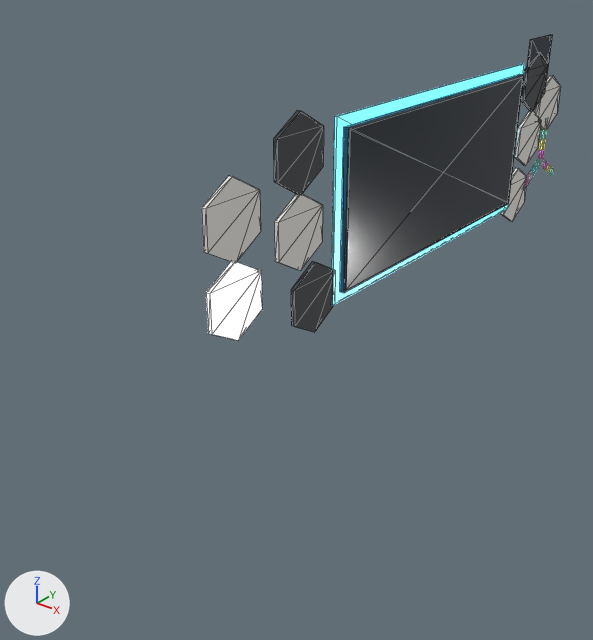
A saved change to the glTF model backend/uploads/models/model_286.glb.
Camera for both pictures: a camera (50 mm lens) standing at (2.7, -8.82, 3.03) and looking at (-0.09, -5.34, 0.87). The axes (+X, +Y, +Z) are drawn at lower left. The lights are the same throughout. The picture after the commit comes second. Mesh edges are drawn as thin lines. Vertices at exactly the same position are counted once.

In view in the first picture: 'root'.
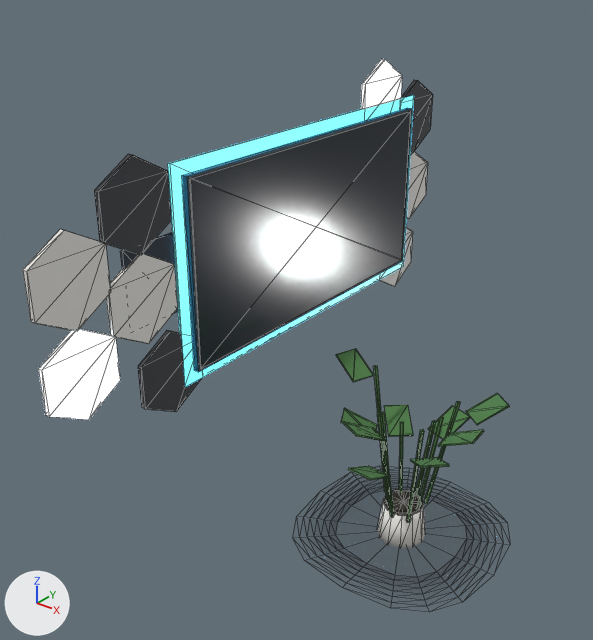
What differs and where, as boxes (x1, y1, x2, y2) in the pictures (593 x 640 px; the box of a moved part takes in the faces that stretch with it):
'root', reshaped (36% wider, 81% taller)
    before: (202, 35, 561, 340)
    after: (23, 59, 510, 612)
part 1 of me_mesh_0, added
    after: (168, 95, 414, 387)
part 2 of me_mesh_0, added
    after: (182, 108, 412, 372)
part 3 of me_mesh_0, added
    after: (190, 111, 411, 369)
part 4 of me_mesh_0, added
    after: (121, 232, 178, 313)
part 5 of me_mesh_0, moved or reshaped
    before: (202, 176, 261, 263)
    after: (94, 154, 172, 255)
part 6 of me_mesh_0, moved or reshaped
    before: (206, 262, 262, 340)
    after: (138, 330, 202, 412)
part 7 of me_mesh_0, moved or reshaped
    before: (273, 110, 324, 195)
    after: (401, 80, 433, 153)
part 8 of me_mesh_0, moved or reshaped
    before: (274, 194, 323, 271)
    after: (106, 253, 178, 344)
part 9 of me_mesh_0, moved or reshaped
    before: (291, 261, 334, 332)
    after: (23, 229, 111, 331)
part 10 of me_mesh_0, moved or reshaped
    before: (514, 111, 541, 166)
    after: (406, 151, 428, 218)
part 11 of me_mesh_0, moved or reshaped
    before: (501, 168, 527, 222)
    after: (380, 227, 413, 286)
part 12 of me_mesh_0, moved or reshaped
    before: (521, 53, 548, 111)
    after: (38, 329, 120, 420)
part 13 of me_mesh_0, moved or reshaped
    before: (536, 75, 561, 131)
    after: (361, 59, 402, 109)
part 14 of me_mesh_0, added
    after: (377, 500, 425, 546)
part 15 of me_mesh_0, added
    after: (383, 489, 423, 515)
part 16 of me_mesh_0, deleted
    before: (332, 35, 554, 305)
part 17 of me_mesh_0, added
    after: (293, 349, 510, 612)

What changed in the scene script:
```text
Change me_mesh_0:
    remove me_mesh_0.from_pydata(...)  # 236 vertices, 372 faces; spans x 0.0..0.07, y -6.17..-1.83, z 0.78..2.23
    add me_mesh_0.from_pydata(...)  # 445 vertices, 740 faces; spans x 0.0..1.47, y -7.16..-4.09, z 0.0..2.31
    me_mesh_0 part 1: a new loose piece, a box spanning x 0.012..0.027, y -6.376..-4.322, z 0.924..2.063, in mat_a2led3 (blue #49c6ff, glowing blue #49c6ff)
    me_mesh_0 part 2: a new loose piece, a box spanning x 0.027..0.061, y -6.309..-4.389, z 0.991..1.996, in mat_a2tvb (black #17181b)
    me_mesh_0 part 3: a new loose piece, a box spanning x 0.061..0.0655, y -6.2941..-4.4044, z 1.0058..1.9812, in mat_a2tvs (black #0b0d10)
    me_mesh_0 part 4: a new loose piece, a box spanning x 0.0..0.015, y -6.675..-6.37, z 1.341..1.737, in mat_a2post (dark blue #26303c)
    me_mesh_0 part 5: the loose piece of 12 vertices spanning x 0.0..0.03, y -6.17..-5.78, z 1.47..1.92 is moved by (0.0, -0.61, 0.23), in mat_a2hexd (dark grey #33363b)
    me_mesh_0 part 6: the loose piece of 12 vertices spanning x 0.0..0.03, y -6.17..-5.78, z 1.02..1.48 is moved by (0.0, -0.47, -0.21), in mat_a2hexd (dark grey #33363b)
    me_mesh_0 part 7: the loose piece of 12 vertices spanning x 0.0..0.03, y -5.64..-5.25, z 1.69..2.15 is moved by (0.0, 1.16, 0.0)
    me_mesh_0 part 8: the loose piece of 12 vertices spanning x 0.0..0.03, y -5.64..-5.25, z 1.25..1.7 is moved by (0.0, -1.14, 0.0)
    me_mesh_0 part 9: the loose piece of 12 vertices spanning x 0.0..0.03, y -5.5..-5.11, z 0.81..1.26 is moved by (0.0, -1.66, 0.66), in mat_a2hexw (white #e6e4df)
    me_mesh_0 part 10: the loose piece of 12 vertices spanning x 0.0..0.03, y -2.66..-2.27, z 1.22..1.67 is moved by (0.0, -1.81, 0.03)
    me_mesh_0 part 11: the loose piece of 12 vertices spanning x 0.0..0.03, y -2.8..-2.41, z 0.78..1.23 is moved by (0.0, -1.81, 0.03)
    me_mesh_0 part 12: the loose piece of 12 vertices spanning x 0.0..0.03, y -2.66..-2.27, z 1.66..2.12 is moved by (0.0, -4.5, -0.64), in mat_a2hexl (white #f2f7ff, glowing blue #c7dcff)
    me_mesh_0 part 13: the loose piece of 12 vertices spanning x 0.0..0.03, y -2.34..-1.95, z 1.45..1.9 is moved by (0.0, -2.51, 0.41), in mat_a2hexl (white #f2f7ff, glowing blue #c7dcff)
    me_mesh_0 part 14: a new loose piece, a 12-sided cut cone along z (radius 0.13 at the low end, 0.11 at the high end) spanning x 0.78..1.05, y -5.8..-5.54, z 0.0..0.2, in mat_a2pot (white #f3f1ec)
    me_mesh_0 part 15: a new loose piece, a 10-sided cylinder along z spanning x 0.808..1.02, y -5.77..-5.568, z 0.194..0.213, in mat_a2soil (dark grey #3a352e)
    me_mesh_0 part 16: 16 loose pieces with 128 vertices, spanning x 0.0..0.07, y -5.13..-1.83, z 0.92..2.23, are deleted
    me_mesh_0 part 17: 257 vertices added at x 0.35..1.47, y -6.22..-5.11, z 0.02..0.91
    remove me_mesh_0.materials.append(mat_a2led0)  # pink #ff4fa0, glowing pink #ff4fa0
    remove me_mesh_0.materials.append(mat_a2led1)  # orange #ffc24a, glowing orange #ffc24a
    remove me_mesh_0.materials.append(mat_a2led2)  # green #57e08a, glowing green #57e08a
    remove me_mesh_0.materials.append(mat_a2led4)  # purple #a97dff, glowing purple #a97dff
    add me_mesh_0.materials.append(mat_a2sh2)  # black #24242a
    add me_mesh_0.materials.append(mat_a2sh0)  # black #24242a
    add me_mesh_0.materials.append(mat_a2sh1)  # black #24242a
    add me_mesh_0.materials.append(mat_a2sh3)  # black #24242a
    add me_mesh_0.materials.append(mat_a2sh4)  # black #24242a
    add me_mesh_0.materials.append(mat_a2sh5)  # black #24242a
    add me_mesh_0.materials.append(mat_a2pot)  # white #f3f1ec
    add me_mesh_0.materials.append(mat_a2soil)  # dark grey #3a352e
    add me_mesh_0.materials.append(mat_a2green)  # green #4e7d46
```
